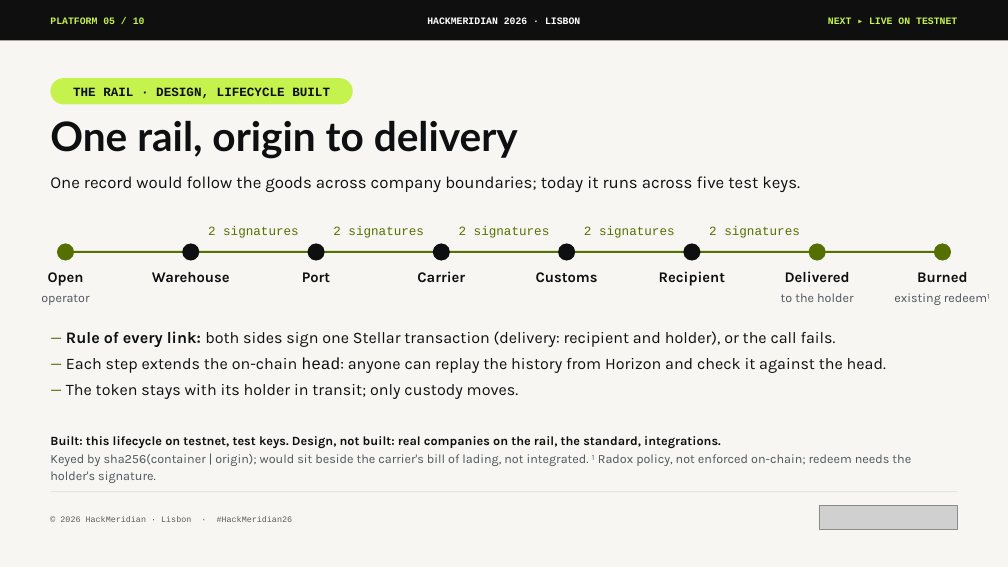
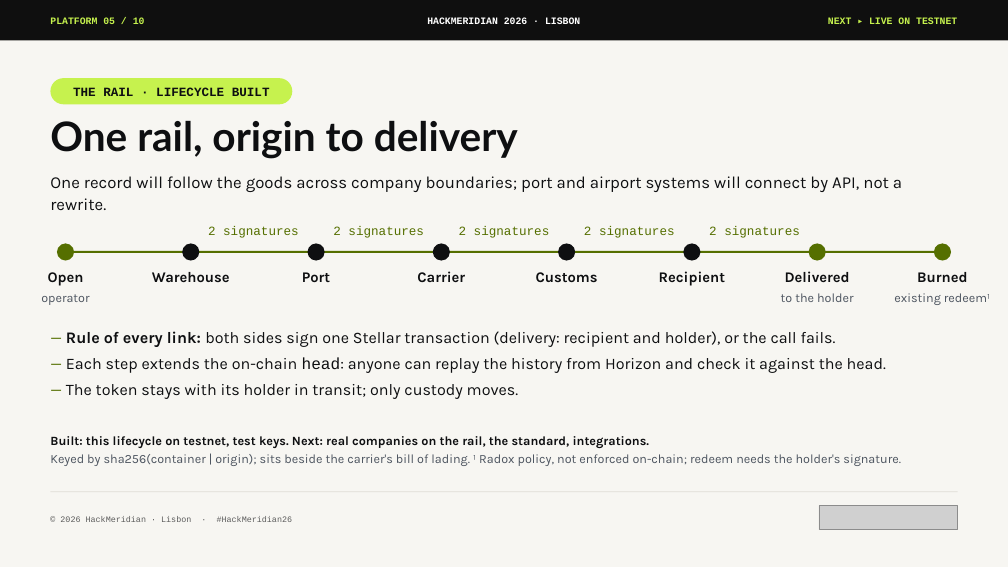
Before and after one commit to pwsaragossy/hackmeridian-cos, a slide deck: slide 5 of projects/hackmeridian-rail/deck/radox-custody-rail.pptx. Drawn at 1008x567 pixels with LibreOffice and Linux fonts; fonts in the diff are those of the drawing; grey boxes stand for pictures. Boxes give left, top, right and bottom in pixels: in the first picture for what was removed or moved away, otherwise in the second. Text is boxed around its words. In the diff, an @@ line names an element or a change of style, - is before the commit and + after.

Commit message:
update from hackmeridian-rail

```diff
--- a/projects/hackmeridian-rail/deck/radox-custody-rail.pptx
+++ b/projects/hackmeridian-rail/deck/radox-custody-rail.pptx
@@ rounded rectangle "THE RAIL · LIFECYCLE BUILT": place and size @@
-rounded rectangle "THE RAIL · LIFECYCLE BUILT" at (50,78,353,104)
+rounded rectangle "THE RAIL · LIFECYCLE BUILT" at (50,78,292,104)
@@ text in rounded rectangle at (73,87,270,96): text changed @@
-THE RAIL · DESIGN, LIFECYCLE BUILT
+THE RAIL · LIFECYCLE BUILT
@@ text at (50,176,902,210): text changed @@
-One record would follow the goods across company boundaries; today it runs across five test keys.
+One record will follow the goods across company boundaries; port and airport systems will connect by API, not a rewrite.
@@ text at (50,436,901,466): text changed @@
-Built: this lifecycle on testnet, test keys. Design, not built: real companies on the rail, the standard, integrations.
-Keyed by sha256(container | origin); would sit beside the carrier's bill of lading, not integrated. ¹ Radox policy, not enforced on-chain; redeem needs the holder's signature.
+Built: this lifecycle on testnet, test keys. Next: real companies on the rail, the standard, integrations.
+Keyed by sha256(container | origin); sits beside the carrier's bill of lading. ¹ Radox policy, not enforced on-chain; redeem needs the holder's signature.
```
Also in this commit, not shown: 8 other slides changed, 12 other files.
